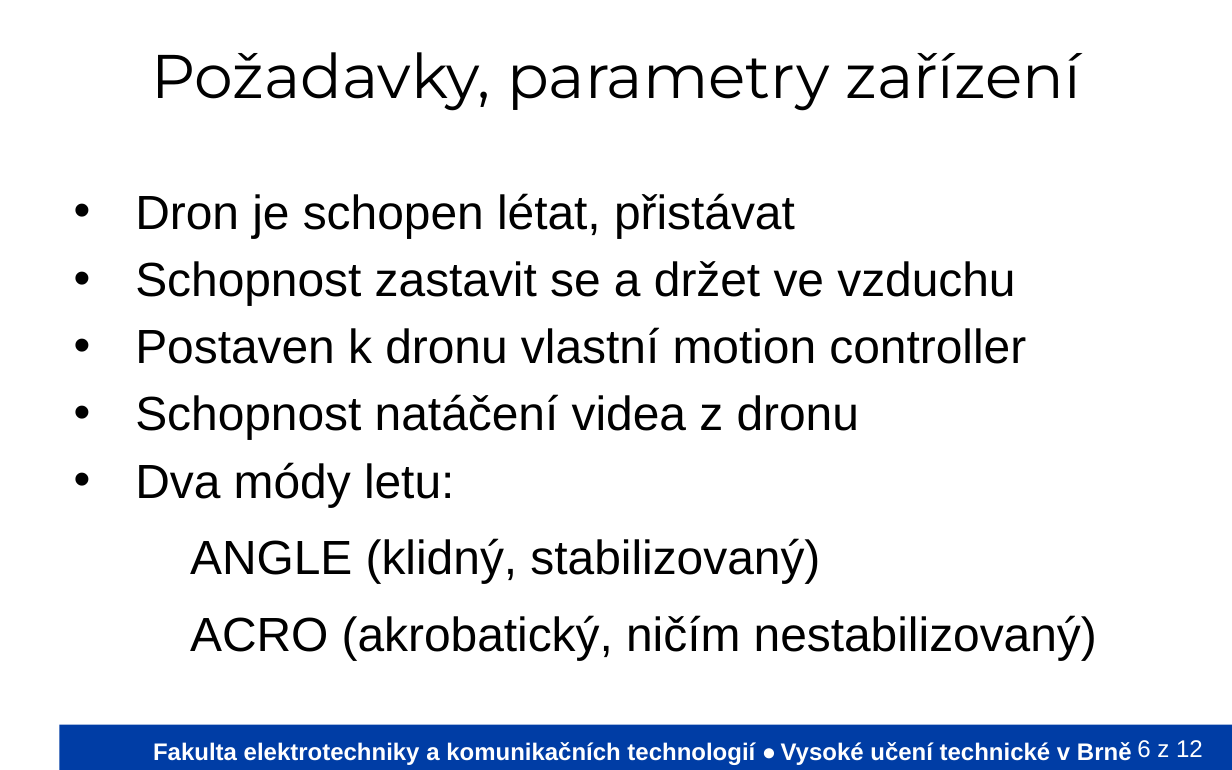
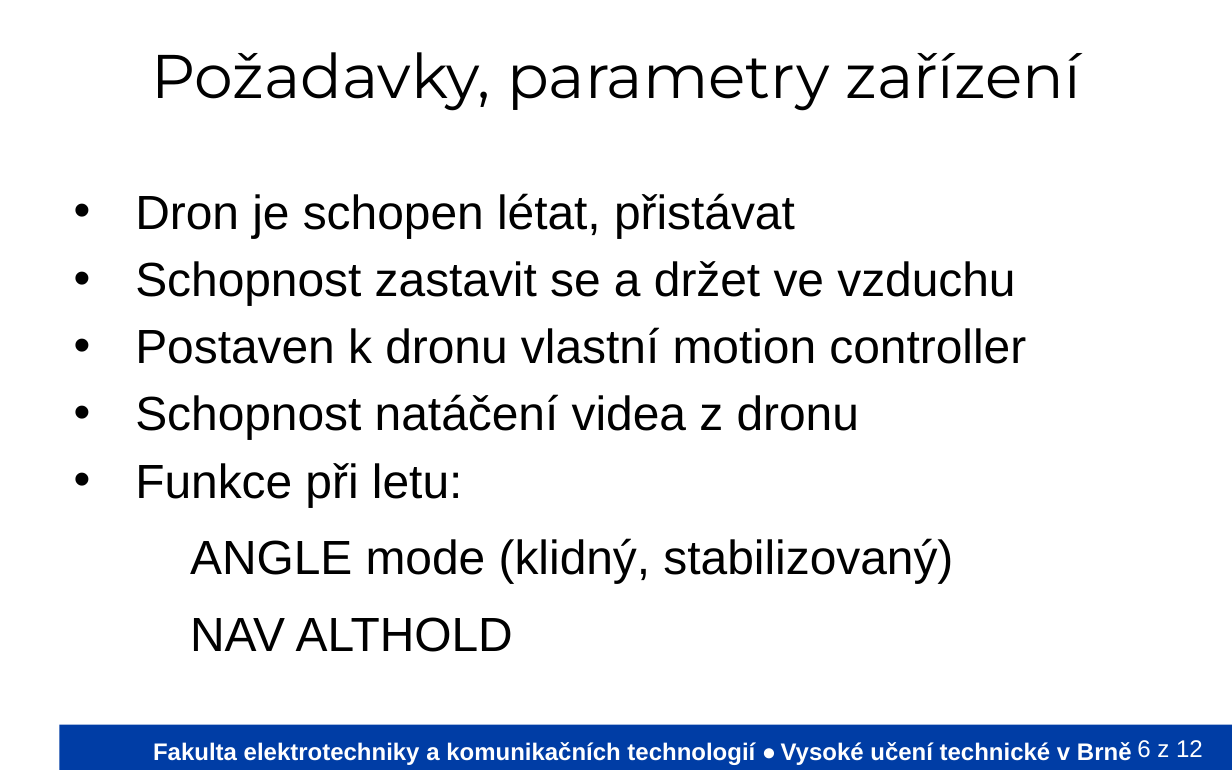
Before and after one commit to Mi-Tom/micro-controlers, a slide deck: slide 6 of PrezentaceVUT/VyvojovyDiagramVUT.odp. Drawn at 1232x770 pixels with LibreOffice and Linux fonts; fonts in the diff are those of the drawing; background and template pictures are left out. Boxes give left, top, right and bottom in pixels: in the first picture for what was removed or moved away, otherwise in the second. Text is boxed around its words. In the diff, an @@ line names an element or a change of style, - is before the commit and + after.

```diff
--- a/PrezentaceVUT/VyvojovyDiagramVUT.odp
+++ b/PrezentaceVUT/VyvojovyDiagramVUT.odp
@@ text at bbox=[135, 463, 953, 652]: text changed @@
-• Dva módy letu:
-  − ANGLE (klidný, stabilizovaný)
-  − ACRO (akrobatický, ničím nestabilizovaný)
+• Funkce při letu:
+  − ANGLE mode (klidný, stabilizovaný)
+  − NAV ALTHOLD
```
Also in this commit, not shown: 2 other slides changed, 1 other file.
